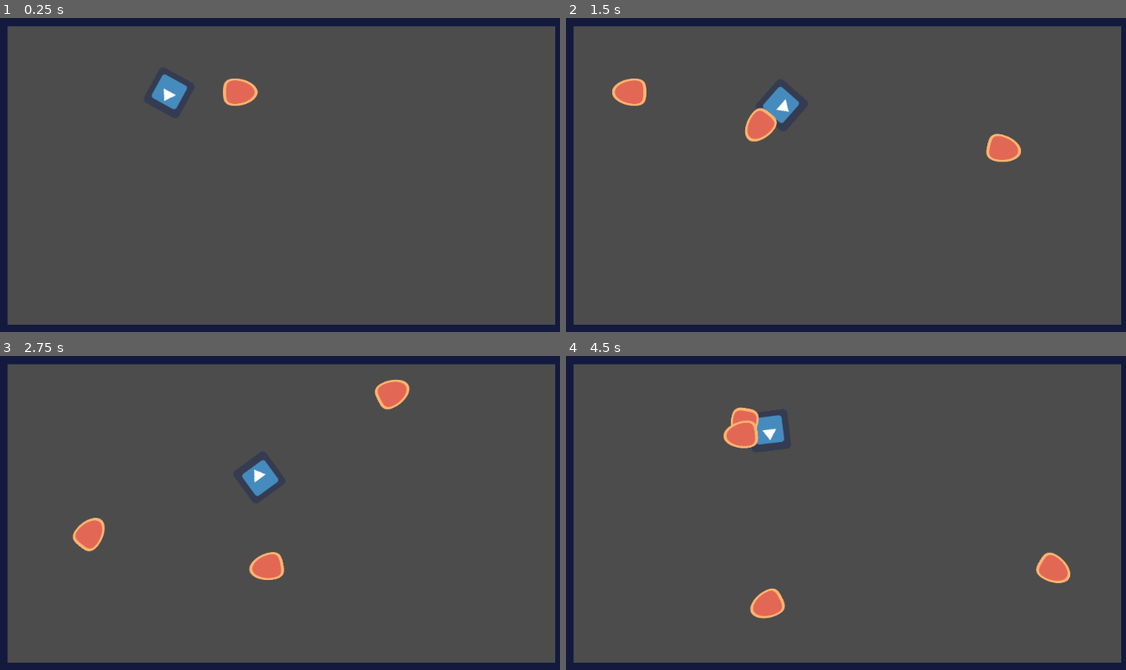
Above: before the commit, frames 1-4 (two rows, left to right).
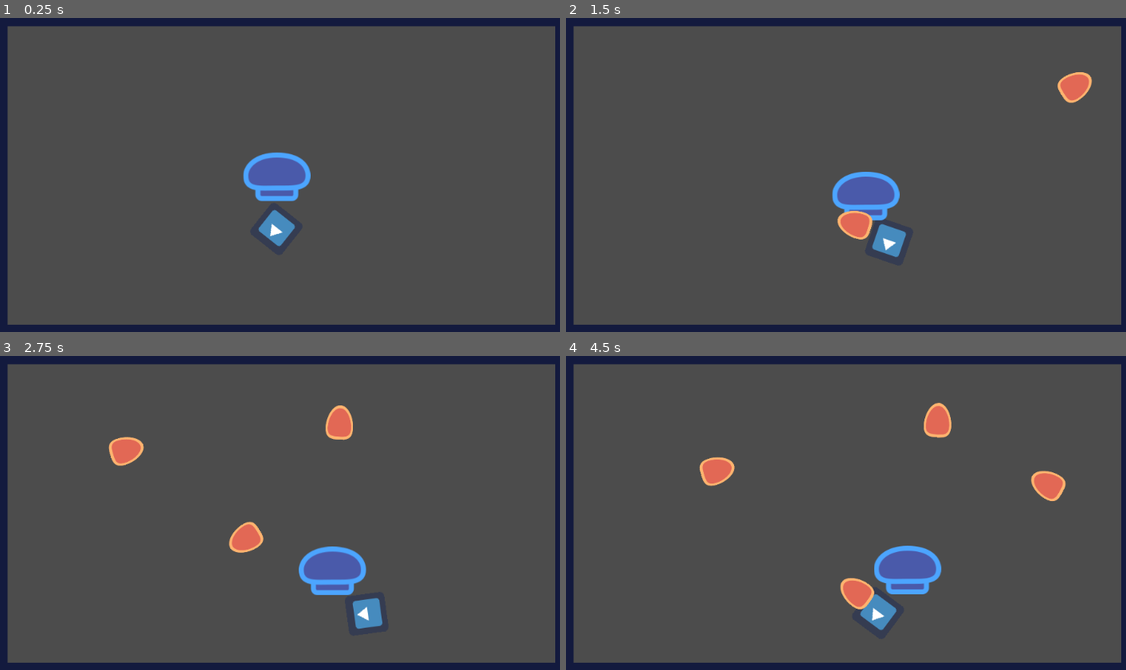
Above: after the commit, the same moments.

Repository: yenyao/GodotJam
Game: Godot game, scene res://src/Levels/FirstScene.tscn
Same seed, same stepped clock (60 frames per second), same inputs: the game is played once before the commit and once after it. The engine's default icon, where the game draws it, is replaced by a stand-in: a white triangle on a blue panel in a dark square.
Inputs (mouse positions are in pixels of both pictures, inside the frame that each line leads up to):
- Up to frame 1 (0.25 s): no input
- Up to frame 2 (1.5 s): move the mouse to (980, 143) at 0.52 s; hold D (move_right) 0.53-1.28 s; click (980, 143) at 0.6 s; move the mouse to (717, 181) at 1.27 s; hold S (move_down) from 1.28 s (still down); click (717, 181) at 1.35 s
- Up to frame 3 (2.75 s): move the mouse to (341, 418) at 2.02 s; release S (move_down) at 2.03 s; hold D (move_right) from 2.03 s (still down); click (341, 418) at 2.1 s
- Up to frame 4 (4.5 s): move the mouse to (812, 575) at 2.77 s; release D (move_right) at 2.78 s; hold W (move_up) 2.78-3.53 s; click (812, 575) at 2.85 s; move the mouse to (1030, 556) at 3.52 s; hold A (move_left) from 3.53 s (still down); click (1030, 556) at 3.6 s; move the mouse to (650, 443) at 4.27 s; click (650, 443) at 4.35 s

The runs differ from the first frame. In frame 1, 2.8% of the frame differs, in the area x 27-56%, y 17-73%; in frame 2, 4.5%; in frame 3, 5.1%; in frame 4, 5.7%, in the area x 23-91%, y 14-88%.

Commit message:
Added Enemy movement and follow player function

Diff:
--- a/src/Levels/FirstScene.gd
+++ b/src/Levels/FirstScene.gd
@@ -3,3 +3,7 @@
 func _on_Player_shoot(bullet):
 	bullet.velocity *= 0.5
 	add_child(bullet)
+func _ready():
+	var Enemy = get_node("Enemy")
+	var Player = get_node("Player")
+	Enemy.target = Player
--- a/src/Levels/FirstScene.tscn
+++ b/src/Levels/FirstScene.tscn
@@ -2,14 +2,14 @@
 
 [ext_resource path="res://src/actors/player.tscn" type="PackedScene" id=1]
 [ext_resource path="res://Assets/tileset.tres" type="TileSet" id=2]
-[ext_resource path="res://src/actors/Bullet.tscn" type="PackedScene" id=3]
+[ext_resource path="res://src/actors/Enemy.tscn" type="PackedScene" id=3]
 [ext_resource path="res://src/Levels/FirstScene.gd" type="Script" id=4]
 
 [node name="Node2D" type="Node2D"]
 script = ExtResource( 4 )
 
 [node name="Player" parent="." instance=ExtResource( 1 )]
-position = Vector2( 339.69, 187.043 )
+position = Vector2( 512, 368 )
 
 [node name="TileMap" type="TileMap" parent="."]
 tile_set = ExtResource( 2 )
@@ -19,6 +19,7 @@
 format = 1
 tile_data = PoolIntArray( 0, 0, 0, 1, 0, 0, 2, 0, 0, 3, 0, 0, 4, 0, 0, 5, 0, 0, 6, 0, 0, 7, 0, 0, 8, 0, 0, 9, 0, 0, 10, …(375 unchanged characters)…
 
-[node name="Bullet" parent="." instance=ExtResource( 3 )]
-position = Vector2( 204, 186 )
+[node name="Enemy" parent="." instance=ExtResource( 3 )]
+position = Vector2( 512.944, 342.515 )
+
 [connection signal="shoot" from="Player" to="." method="_on_Player_shoot"]
--- /dev/null
+++ b/src/actors/Enemy.gd
@@ -0,0 +1,16 @@
+extends KinematicBody2D
+
+export var speed = 100
+var velocity = Vector2(0,0)
+var direction = Vector2(1,0)
+var target = null
+
+
+func _physics_process(delta):
+	velocity = move_enemy()
+
+func move_enemy():
+	if target != null:
+		direction = (target.position - position).normalized()
+		velocity = speed * direction
+		return move_and_slide(velocity)
--- /dev/null
+++ b/src/actors/Enemy.tscn
@@ -0,0 +1,16 @@
+[gd_scene load_steps=4 format=2]
+
+[ext_resource path="res://Assets/bumper.png" type="Texture" id=1]
+[ext_resource path="res://src/actors/Enemy.gd" type="Script" id=2]
+
+[sub_resource type="RectangleShape2D" id=1]
+extents = Vector2( 50.7115, 38.2516 )
+
+[node name="Enemy" type="KinematicBody2D"]
+script = ExtResource( 2 )
+
+[node name="bumper" type="Sprite" parent="."]
+texture = ExtResource( 1 )
+
+[node name="CollisionShape2D" type="CollisionShape2D" parent="."]
+shape = SubResource( 1 )
